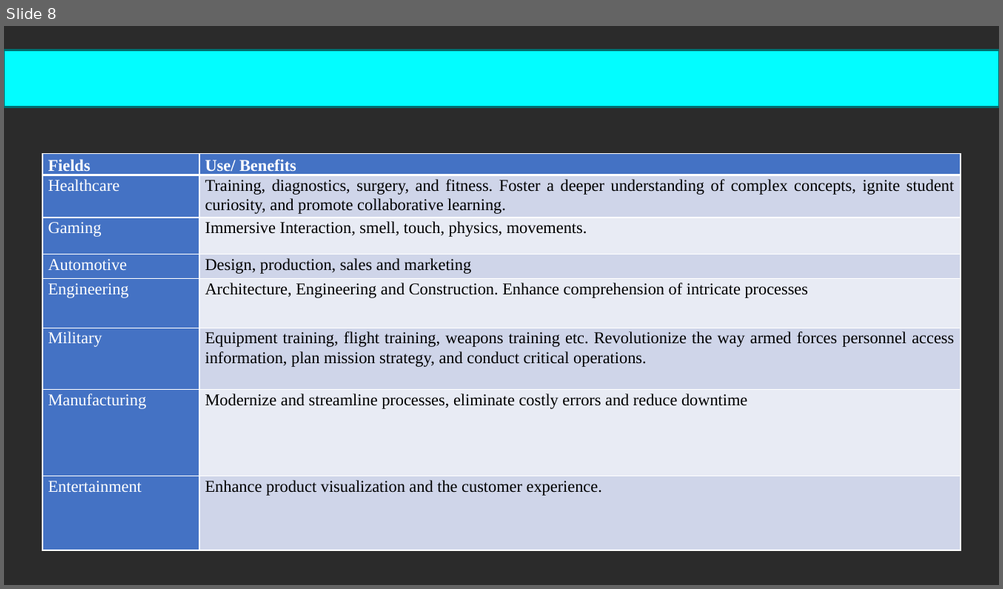
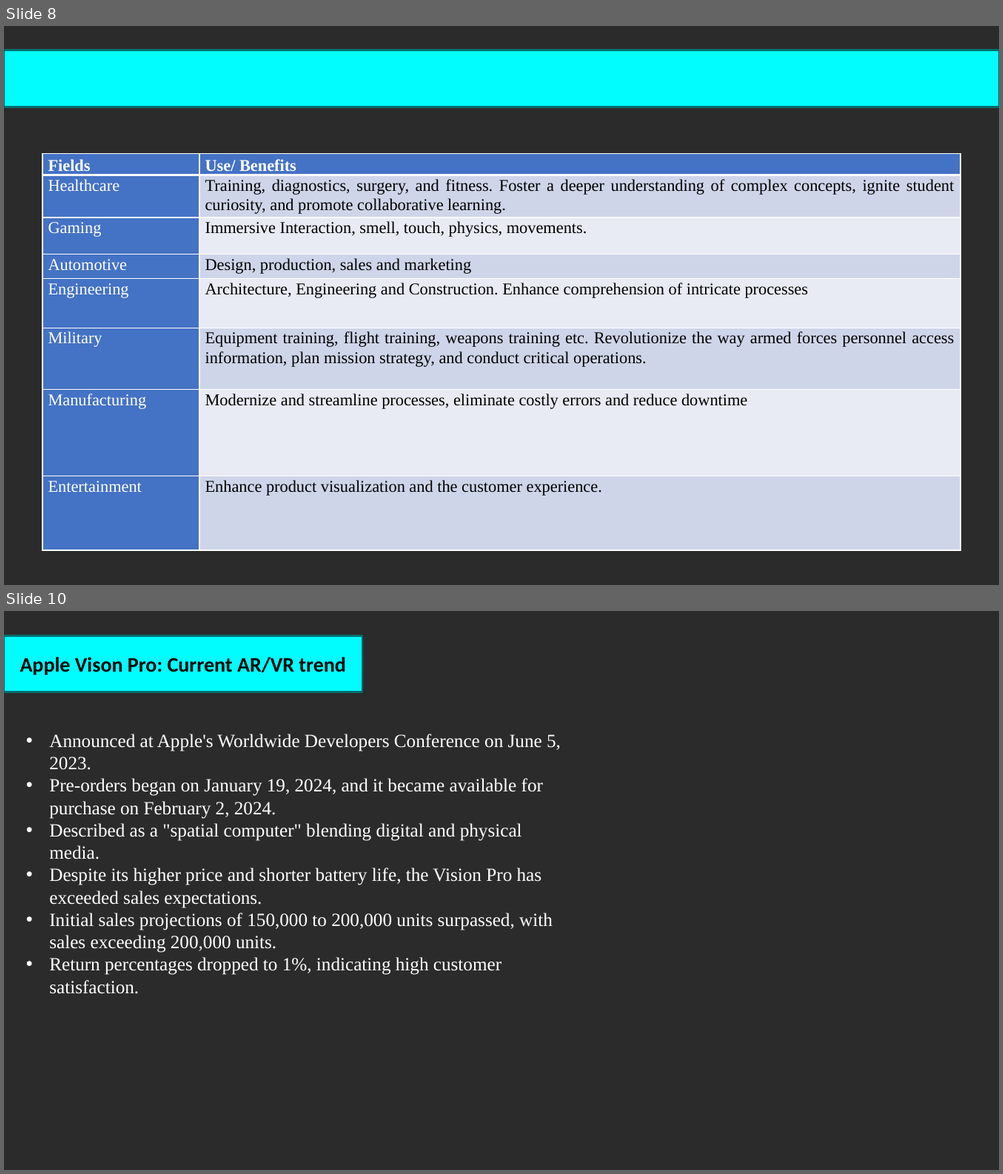
Before and after one commit to Dibya-Bharat/Major_project, a slide deck: Report/Research Paper PPT2.pptx. Shown one above the other, each under a label of ours: slide 8 before the commit, slides 8 and 10 after it; the slides between them are not shown. The pictures are 1003x589 and 1003x1174 pixels, drawn with LibreOffice and Linux fonts; fonts in the diff are those of the drawing; background and template pictures are left out; a plain dark background stands for a picture behind light text. Boxes give left, top, right and bottom in pixels: in the first picture for what was removed or moved away, otherwise in the second. Text is boxed around its words. In the diff, an @@ line names an element or a change of style, - is before the commit and + after.

```diff
--- a/Report/Research Paper PPT2.pptx
+++ b/Report/Research Paper PPT2.pptx
@@ slide 10 added at (4, 611, 999, 1170), background picture (left out); not listed: 1 template element that a slide beside it also shows @@
@@ rectangle added at (4, 635, 362, 692), fill #02FDFF, outline #016F70 2 pt, 20 pt, text #000000, bold @@
+Apple Vison Pro: Current AR/VR trend
@@ text added at (49, 734, 560, 994), 18 pt, text #FFFFFF @@
+• Announced at Apple's Worldwide Developers Conference on June 5, 2023.
+• Pre-orders began on January 19, 2024, and it became available for purchase on February 2, 2024.
+• Described as a "spatial computer" blending digital and physical media.
+• Despite its higher price and shorter battery life, the Vision Pro has exceeded sales expectations.
+• Initial sales projections of 150,000 to 200,000 units surpassed, with sales exceeding 200,000 units.
+• Return percentages dropped to 1%, indicating high customer satisfaction.
```
Also in this commit, not shown: 7 slides changed, 2 other slides added.
